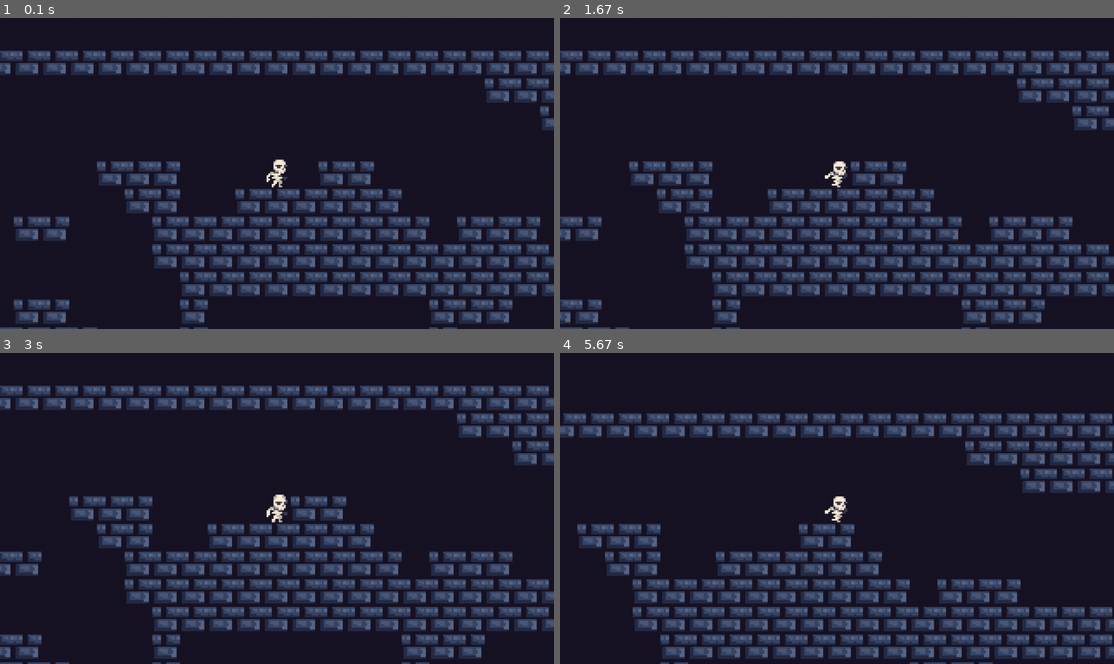
Above: before the commit, frames 1-4 (two rows, left to right).
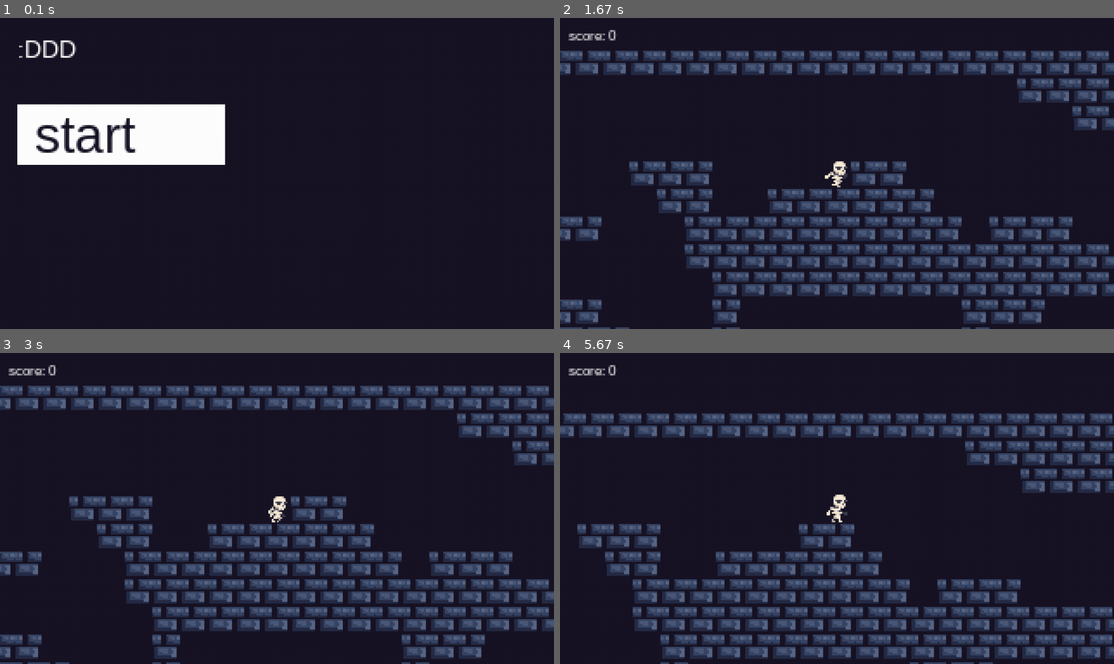
Above: after the commit, the same moments.

Repository: lvcc0/pygame-roguelike
Game: pygame game, started from main.py
Two runs of this game, one before a commit and one after it. Both use one fixed random seed, a clock stepped at 60 frames per second and the inputs below.
Inputs (mouse positions are in pixels of both pictures, inside the frame that each line leads up to):
- Up to frame 1 (0.1 s): no input
- Up to frame 2 (1.67 s): click (681, 133) at 0.38 s; hold Right 0.67-1.13 s; move the mouse to (837, 195) at 0.7 s; hold Right 1.17-1.47 s; hold Right from 1.5 s (still down)
- Up to frame 3 (3 s): release Right at 1.97 s; hold Right 2-2.53 s; hold Right 2.57-2.97 s
- Up to frame 4 (5.67 s): hold Right 3-3.37 s; hold Right 3.4-4.03 s; hold Up 4.07-4.53 s; hold Right 4.57-5.03 s; hold Up 5.07-5.37 s; hold Right from 5.4 s (still down)

The runs differ from the first frame. In frame 1, 32% of the frame differs, in the area x 0-100%, y 7-100%; in frame 2, 0.2%; in frame 3, 0.2%; in frame 4, 0.3%.

Commit message:
added start screen, end screen, level exit, score; need to add dodge (roll), atleast one more enemy type, some new levels (rooms). might get classes a new file to import from.

Diff:
--- a/data/levels/2_0.txt
+++ b/data/levels/2_0.txt
@@ -4,5 +4,5 @@
 0000000000
 000@@@@000
 1001111001
-1000000001
+10x0000x01
 1110000111
--- a/data/levels/2_1.txt
+++ b/data/levels/2_1.txt
@@ -1,7 +1,7 @@
 1111111111
 0000000000
 0000000000
-0@@0000@@0
+0@x0000x@0
 1110000111
 1100@@0011
 1000110001
--- a/data/levels/2_2.txt
+++ b/data/levels/2_2.txt
@@ -1,5 +1,5 @@
 1111111111
-0000000000
+000000xx00
 0000011110
 0@@0010000
 011@000000
--- a/data/levels/3_0.txt
+++ b/data/levels/3_0.txt
@@ -1,8 +1,8 @@
 1110000111
 1000000001
 1000000001
-0000000000
-0000000000
+0000xx0000
+0000110000
 1000000001
 100eeee001
 1111111111
--- a/data/levels/3_1.txt
+++ b/data/levels/3_1.txt
@@ -1,7 +1,7 @@
 0000000000
 0000110000
 0001111000
-0000110000
+00x0110x00
 0010000100
 0000000000
 00e1ee1e00
--- a/data/levels/3_2.txt
+++ b/data/levels/3_2.txt
@@ -1,6 +1,6 @@
 1100000011
-0000000000
-0000001100
+000000x000
+00x0001100
 0110000000
 0111000000
 0000000000
--- a/main.py
+++ b/main.py
@@ -1,10 +1,9 @@
 import pygame as pg
 import os
 import sys
-from math import atan2, pi
 from random import randint, choice, sample
 
-from util import list_connect
+import util
 
 
 pg.init()
@@ -22,6 +21,7 @@
 walls_group = pg.sprite.Group()
 enemy_group = pg.sprite.Group()
 weapon_group = pg.sprite.Group()
+exit_group = pg.sprite.Group()
 
 rooms = [[], [], [], [], []]  # index as a room type
 for file in os.listdir(os.path.join('data', 'levels')):
@@ -62,11 +62,10 @@
                 room_types[y][x] = 3
                 dir = randint(0, 4)
             else:
-                last_room = x, y
                 break
 
-    map = [[j for j in list_connect(*[rooms[i][randint(0, len(rooms[i]) - 1)] for i in line]) if j] for line in room_types]
-    return list_connect([['1'] for _ in range(size * 8)], [j for sub in map for j in sub], [['1'] for _ in range(size * 8)])
+    map = [[j for j in util.list_connect(*[rooms[i][randint(0, len(rooms[i]) - 1)] for i in line]) if j] for line in room_types]
+    return util.list_connect([['1'] for _ in range(size * 8)], [j for sub in map for j in sub], [['1'] for _ in range(size * 8)])
 
 
 def load_image(name, colorkey=None):
@@ -88,7 +87,7 @@
     x, y = None, None
     for y in range(len(map)):
         for x in range(len(map[y])):
-            if map[y][x] in ['0', '@', 'e']:
+            if map[y][x] in ['0', '@', 'e', 'x']:
                 Tile('empty', x, y)
             if map[y][x] == '1':
                 Tile('wall', x, y)
@@ -99,7 +98,8 @@
 # initializing all sprite images
 tile_images = {
     'empty': load_image('empty.png'),
-    'wall': load_image('wall.png')
+    'wall': load_image('wall.png'),
+    'exit': load_image('exit.png')
 }
 enemy_images = {
     'slime': load_image('slime.png')
@@ -107,7 +107,8 @@
 
 player_sheets = {
     'idle': (load_image('player_idle4x1.png'), (4, 1)),
-    'run': (load_image('player_run4x1.png'), (4, 1))
+    'run': (load_image('player_run4x1.png'), (4, 1)),
+    'death': (load_image('player_death8x1.png'), (8, 1))
 }
 
 slash_image = load_image('slash.png')
@@ -118,6 +119,8 @@
     def __init__(self, tile_id, x, y):
         if tile_id == 'empty':
             super().__init__(tiles_group, all_sprites)
+        elif tile_id == 'exit':
+            super().__init__(tiles_group, all_sprites, exit_group)
         else:
             super().__init__(tiles_group, all_sprites, walls_group)
 
@@ -151,6 +154,7 @@
             self.animated = False
             self.image = sheets
 
+        self.dead = False
         self.rect = self.image.get_rect().move(tile_size * x, tile_size * y)
         self.hp = hp
         self.max_hp = self.hp
@@ -159,12 +163,12 @@
 
     def cut_sheet(self, sheet, cols, rows):
         self.frames = []
-        self.anime_rect = pg.Rect(0, 0, sheet[0].get_width() // cols, sheet[0].get_height() // rows)
+        self.anim_rect = pg.Rect(0, 0, sheet[0].get_width() // cols, sheet[0].get_height() // rows)
 
         for i in range(rows):
             for j in range(cols):
-                frame_loc = self.anime_rect.w * j, self.anime_rect.h * i
-                self.frames.append(sheet[0].subsurface(pg.Rect(frame_loc, self.anime_rect.size)))
+                frame_loc = self.anim_rect.w * j, self.anim_rect.h * i
+                self.frames.append(sheet[0].subsurface(pg.Rect(frame_loc, self.anim_rect.size)))
 
     def change_action(self, action, frame, new_value):
         if action != new_value:
@@ -204,10 +208,25 @@
             self.hp -= attacker.damage
             self.invincible_frames = self.max_invincible_frames
 
+    def die(self):
+        if self.dead:
+            return
+        else:
+            self.dead = True
+
+        if self.animated:
+            if 'death' in self.sheets.keys():
+                self.change_action(self.action, self.cur_frame, 'death')
+        else:
+            self.kill()
+
     def update(self):
         if self.hp != self.max_hp:
             pg.draw.rect(display, (200, 0, 0), (self.rect.x, self.rect.y - 5, self.rect.width, 2))
             pg.draw.rect(display, (50, 255, 50), (self.rect.x, self.rect.y - 5, self.rect.width * self.hp // self.max_hp, 2))
+
+        if self.hp <= 0:
+            self.die()
 
         if self.animated:
             if not self.cur_anim_timer:
@@ -216,6 +235,9 @@
                 self.cur_anim_timer = self.anim_timer
             else:
                 self.cur_anim_timer -= 1
+
+            if self.dead and self.cur_frame == self.sheets['death'][1][0] - 1:
+                self.kill()
         else:
             self.image = pg.transform.flip(self.image, self.flipped, False)
 
@@ -237,12 +259,13 @@
         super().__init__(master.rect.center[0] // 16, master.rect.y // 16, (all_sprites, weapon_group), 1, image)
         self.damage = 1
 
+        self.master = master
         self.timer = timer
 
         if master.flipped:
-            self.rect = self.rect.move(-self.rect.width - 6, 0)
+            self.rect = self.rect.move(-self.rect.width - 8, 0)
         else:
-            self.rect = self.rect.move(6, 0)
+            self.rect = self.rect.move(8, 0)
 
     def set_timer(self, timer):
         self.timer = timer
@@ -256,12 +279,13 @@
 
 
 class Player(Entity):
-    def __init__(self, x, y):
-        super().__init__(x, y, (player_group, all_sprites), 10, player_sheets)
+    def __init__(self, x, y, score):
+        super().__init__(x, y, (player_group, all_sprites), 5, player_sheets)
         self.y_momentum = 0
         self.speed = 2
         self.attack_timer = 0
         self.slashes = []
+        self.score = score
 
     def attack(self):
         self.attack_timer = 10
@@ -269,6 +293,9 @@
         if self.attack_timer != 0:
             weapon = Weapon(self, self.attack_timer)
             self.slashes.append(weapon)
+
+    def add_score(self, score):
+        self.score += score
 
     def update(self):
         super().update()
@@ -279,16 +306,37 @@
         else:
             [sprite.kill() for sprite in self.slashes]
 
+        if self.dead and self.cur_frame == self.sheets['death'][1][0] - 1:
+            for sprite in all_sprites:
+                sprite.kill()
+
+            lose_screen(self.score)
+
+        if pg.sprite.spritecollide(self, exit_group, False):
+            win_screen(self.score)
+
 
 class Enemy(Entity):
-    def __init__(self, x, y, image, hp, damage):
+    def __init__(self, x, y, image, hp, damage, price):
         super().__init__(x, y, (all_sprites, enemy_group), hp, image)
+        self.prive = price
         self.damage = damage
+        self.last_attacker = None
+
+    def get_hit(self, attacker):
+        super().get_hit(attacker)
+        self.last_attacker = attacker
+
+    def die(self):
+        super().die()
+        self.last_attacker.master.add_score(self.price)
 
 
 class Slime(Enemy):
     def __init__(self, x, y):
-        super().__init__(x, y, enemy_images['slime'], 3, 1)
+        self.price = 10
+
+        super().__init__(x, y, enemy_images['slime'], 3, 1, self.price)
         self.movement = [1, 0]
         self.max_invincible_frames = 30
 
@@ -310,6 +358,7 @@
     def hit(self):
         player = pg.sprite.spritecollide(self, player_group, False)[0]
         player.get_hit(self)
+
 
 class Camera:
     def __init__(self):
@@ -325,8 +374,131 @@
         self.dy = -(target.rect.y + target.rect.h // 2 - S_HEIGHT // 2)
 
 
-def main():
-    level = generate_level(6)
+def start_screen():
+    click = False
+
+    while True:
+        display.fill((24, 20, 37))
+        m_pos = [i // 4 for i in pg.mouse.get_pos()]
+
+        util.draw_text(':DDD', 14, (255, 255, 255), display, 10, 10)
+
+        play_b = pg.Rect(10, 50, 120, 35)
+
+        if play_b.collidepoint(m_pos):
+            if click:
+                main(0)
+
+        pg.draw.rect(display, (255, 255, 255), play_b)
+        util.draw_text('start', 30, (24, 20, 37), display, play_b.x + 10, play_b[1])
+
+        click = False
+        for event in pg.event.get():
+            if event.type == pg.QUIT:
+                util.terminate()
+            if event.type == pg.KEYDOWN:
+                if event.key == pg.K_ESCAPE:
+                    util.terminate()
+            if event.type == pg.MOUSEBUTTONDOWN:
+                if event.button == 1:
+                    click = True
+
+        screen.blit(pg.transform.scale(display, SIZE), (0, 0))
+        pg.display.flip()
+        clock.tick(FPS)
+
+
+def lose_screen(final_score):
+    click = False
+
+    while True:
+        display.fill((24, 20, 37))
+        m_pos = [i // 4 for i in pg.mouse.get_pos()]
+
+        util.draw_text('u dead :(', 14, (255, 255, 255), display, 10, 10)
+        util.draw_text(f'final score: {final_score}', 14, (255, 255, 255), display, 150, 10)
+
+        restart_b = pg.Rect(10, 50, 120, 35)
+        end_b = pg.Rect(10, 100, 120, 35)
+
+        if restart_b.collidepoint(m_pos):
+            if click:
+                for sprite in all_sprites:
+                    sprite.kill()
+
+                main(0)
+        if end_b.collidepoint(m_pos):
+            if click:
+                util.terminate()
+
+        pg.draw.rect(display, (255, 255, 255), restart_b)
+        util.draw_text('restart', 30, (24, 20, 37), display, restart_b.x + 10, restart_b[1])
+        pg.draw.rect(display, (255, 255, 255), end_b)
+        util.draw_text('quit', 30, (24, 20, 37), display, end_b.x + 10, end_b[1])
+
+        click = False
+        for event in pg.event.get():
+            if event.type == pg.QUIT:
+                util.terminate()
+            if event.type == pg.KEYDOWN:
+                if event.key == pg.K_ESCAPE:
+                    util.terminate()
+            if event.type == pg.MOUSEBUTTONDOWN:
+                if event.button == 1:
+                    click = True
+
+        screen.blit(pg.transform.scale(display, SIZE), (0, 0))
+        pg.display.flip()
+        clock.tick(FPS)
+
+
+def win_screen(final_score):
+    click = False
+
+    while True:
+        display.fill((24, 20, 37))
+        m_pos = [i // 4 for i in pg.mouse.get_pos()]
+
+        util.draw_text('u won :D', 14, (255, 255, 255), display, 10, 10)
+        util.draw_text(f'final score: {final_score}', 14, (255, 255, 255), display, 150, 10)
+
+        restart_b = pg.Rect(10, 50, 120, 35)
+        end_b = pg.Rect(10, 100, 120, 35)
+
+        if restart_b.collidepoint(m_pos):
+            if click:
+                for sprite in all_sprites:
+                    sprite.kill()
+
+                main(0)
+        if end_b.collidepoint(m_pos):
+            if click:
+                util.terminate()
+
+        pg.draw.rect(display, (255, 255, 255), restart_b)
+        util.draw_text('restart', 30, (24, 20, 37), display, restart_b.x + 10, restart_b[1])
+        pg.draw.rect(display, (255, 255, 255), end_b)
+        util.draw_text('quit', 30, (24, 20, 37), display, end_b.x + 10, end_b[1])
+
+        click = False
+        for event in pg.event.get():
+            if event.type == pg.QUIT:
+                util.terminate()
+            if event.type == pg.KEYDOWN:
+                if event.key == pg.K_ESCAPE:
+                    util.terminate()
+            if event.type == pg.MOUSEBUTTONDOWN:
+                if event.button == 1:
+                    click = True
+
+        screen.blit(pg.transform.scale(display, SIZE), (0, 0))
+        pg.display.flip()
+        clock.tick(FPS)
+
+
+def main(score):
+    size = 6
+    level = generate_level(size)
     camera = Camera()
 
     level_x, level_y = load_level(level)
@@ -334,53 +506,62 @@
     air_timer = 0
     enemies = [Slime]
 
-    spawns = []  # spawn for a player
+    spawns = []  # player spawns
     for line in enumerate(level[:8]):
         possibles = [i for i in enumerate(line[1]) if i[1] == '@']
         spawns += [(i[0], line[0]) for i in possibles]
 
     spawn_x, spawn_y = choice(spawns)
-    player = Player(spawn_x, spawn_y)
+    player = Player(spawn_x, spawn_y, 0)
 
     spawns = []  # enemy spawns
     for line in enumerate(level):
         possibles = [i for i in enumerate(line[1]) if i[1] == 'e']
         spawns += [(i[0], line[0]) for i in possibles]
 
-    for spawn in sample(spawns, len(spawns) // 2):
+    for _ in sample(spawns, len(spawns) // 2):
         choice(enemies)(*choice(spawns))
+
+    spawns = []  # exit spawns
+    for line in enumerate(level[-9:-1]):
+        possibles = [i for i in enumerate(line[1]) if i[1] == 'x']
+        spawns += [(i[0], line[0] + 8 * (size - 1)) for i in possibles]
+
+    spawn_x, spawn_y = spawns.pop(randint(0, len(spawns) - 1))
+    Tile('exit', spawn_x, spawn_y)
 
     run = True
     while run:
         display.fill((24, 20, 37))
 
-        player_movement = [0, 0]
-        if moving_right:
-            player_movement[0] += player.speed
-        if moving_left:
-            player_movement[0] -= player.speed
-
-        player_movement[1] += player.y_momentum
-        player.y_momentum += 0.4
-        if player.y_momentum > 5:
-            player.y_momentum = 5
-
-        if player_movement[0] == 0:
-            player.action, player.cur_frame = player.change_action(player.action, player.cur_frame, 'idle')
-        if player_movement[0] > 0:
-            player.flipped = False
-            player.action, player.cur_frame = player.change_action(player.action, player.cur_frame, 'run')
-        if player_movement[0] < 0:
-            player.flipped = True
-            player.action, player.cur_frame = player.change_action(player.action, player.cur_frame, 'run')
-
-        collisions = player.move(player_movement)
-
-        if collisions['bottom']:
-            air_timer = 0
-            player.y_momentum = 0
-        else:
-            air_timer += 1
+        if not player.dead:
+            player_movement = [0, 0]
+            if moving_right:
+                player_movement[0] += player.speed
+            if moving_left:
+                player_movement[0] -= player.speed
+
+            player_movement[1] += player.y_momentum
+            player.y_momentum += 0.4
+            if player.y_momentum > 5:
+                player.y_momentum = 5
+
+            if player_movement[0] == 0:
+                player.action, player.cur_frame = player.change_action(player.action, player.cur_frame, 'idle')
+            if player_movement[0] > 0:
+                player.flipped = False
+                player.action, player.cur_frame = player.change_action(player.action, player.cur_frame, 'run')
+            if player_movement[0] < 0:
+                player.flipped = True
+                player.action, player.cur_frame = player.change_action(player.action, player.cur_frame, 'run')
+
+            collisions = player.move(player_movement)
+
+            if collisions['bottom']:
+                air_timer = 0
+                player.y_momentum = 0
+            else:
+                air_timer += 1
 
         camera.update(player)
         for sprite in all_sprites:
@@ -398,10 +579,12 @@
         player_group.draw(display)
         weapon_group.draw(display)
 
+        util.draw_text(f'score: {player.score}', 8, (255, 255, 255), display, 5, 5)
+
         for event in pg.event.get():
             if event.type == pg.QUIT:
                 run = False
-                sys.exit()
+                util.terminate()
             if event.type == pg.KEYDOWN:
                 key = pg.key.get_pressed()
                 moving_left = key[pg.K_a] or key[pg.K_LEFT]
@@ -423,5 +606,4 @@
 
 
 if __name__ == '__main__':
-    main()
-    pg.quit()
+    start_screen()
--- a/util.py
+++ b/util.py
@@ -1,3 +1,7 @@
+import pygame as pg
+import sys
+
+
 def list_connect(*lists):
     res = [[]]
     for i in range(max([len(lst) for lst in lists])):
@@ -7,3 +11,15 @@
                 res[i] += lst[i]
 
     return res
+
+
+def draw_text(text, size, color, surface, x, y):
+    font = pg.font.SysFont('arial', size)
+    obj = font.render(text, 1, color)
+    rect = obj.get_rect().move(x, y)
+    surface.blit(obj, rect)
+
+
+def terminate():
+    pg.quit()
+    sys.exit()
Binary file added: data/images/exit.png
Binary file added: data/images/player_death8x1.png
